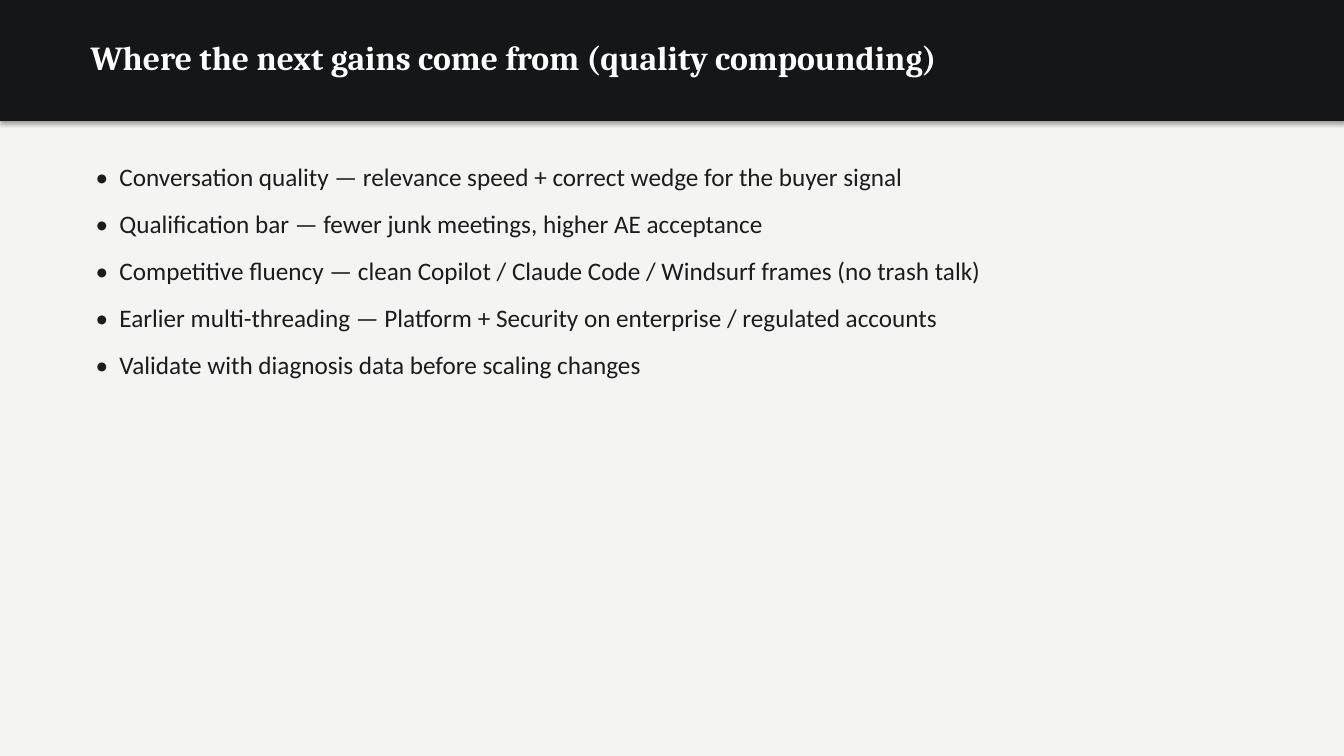
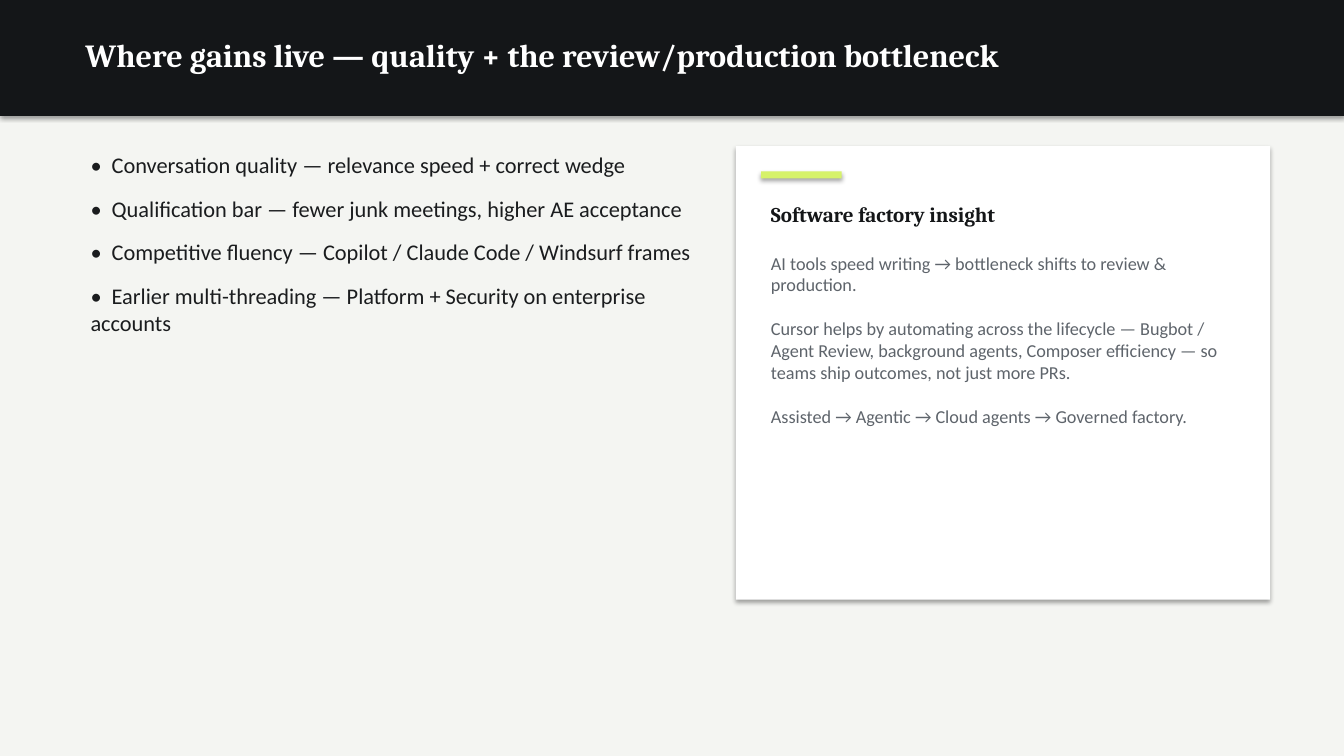
Before and after one commit to dempseli01-stack/lindsey, a slide deck: slide 7 of Lindsey_Presentation.pptx. Drawn at 1344x756 pixels with LibreOffice and Linux fonts; fonts in the diff are those of the drawing. Boxes give left, top, right and bottom in pixels: in the first picture for what was removed or moved away, otherwise in the second. Text is boxed around its words. In the diff, an @@ line names an element or a change of style, - is before the commit and + after.

```diff
--- a/Lindsey_Presentation.pptx
+++ b/Lindsey_Presentation.pptx
@@ rectangle: place and size @@
-rectangle at (0,0,1344,121)
+rectangle at (0,0,1344,116)
@@ text at (85,44,999,74): text changed; size 24 to 23 pt @@
-Where the next gains come from (quality compounding)
+Where gains live — quality + the review/production bottleneck
@@ text "• Conversation quality — relevance ...": place and size @@
-text "• Conversation quality — relevance ..." at (119,168,980,379)
+text "• Conversation quality — relevance ..." at (91,157,691,331)
@@ rectangle added at (736,146,1270,600), fill #FFFFFF @@
@@ text at (112,157,625,177): text changed; size 18 to 16 pt @@
-• Conversation quality — relevance speed + correct wedge for the buyer signal
+• Conversation quality — relevance speed + correct wedge
@@ rectangle added at (761,171,842,178), fill #D6F26A @@
@@ text at (112,201,682,221): size 18 to 16 pt in "• Qualification bar — fewer junk meetings, ..." @@
@@ text added at (771,207,995,227), 15 pt, text #141618, bold @@
+Software factory insight
@@ text at (91,244,691,331): text changed; size 18 to 16 pt @@
-• Competitive fluency — clean Copilot / Claude Code / Windsurf frames (no trash talk)
-• Earlier multi-threading — Platform + Security on enterprise / regulated accounts
-• Validate with diagnosis data before scaling changes
+• Competitive fluency — Copilot / Claude Code / Windsurf frames
+• Earlier multi-threading — Platform + Security on enterprise accounts
@@ text added at (771,257,1218,426), 13 pt, text #5E646B @@
+AI tools speed writing → bottleneck shifts to review & production.
+Cursor helps by automating across the lifecycle — Bugbot / Agent Review, background agents, Composer efficiency — so teams ship outcomes, not just more PRs.
+Assisted → Agentic → Cloud agents → Governed factory.
```
Also in this commit, not shown: 20 other slides changed, 3 other files.
